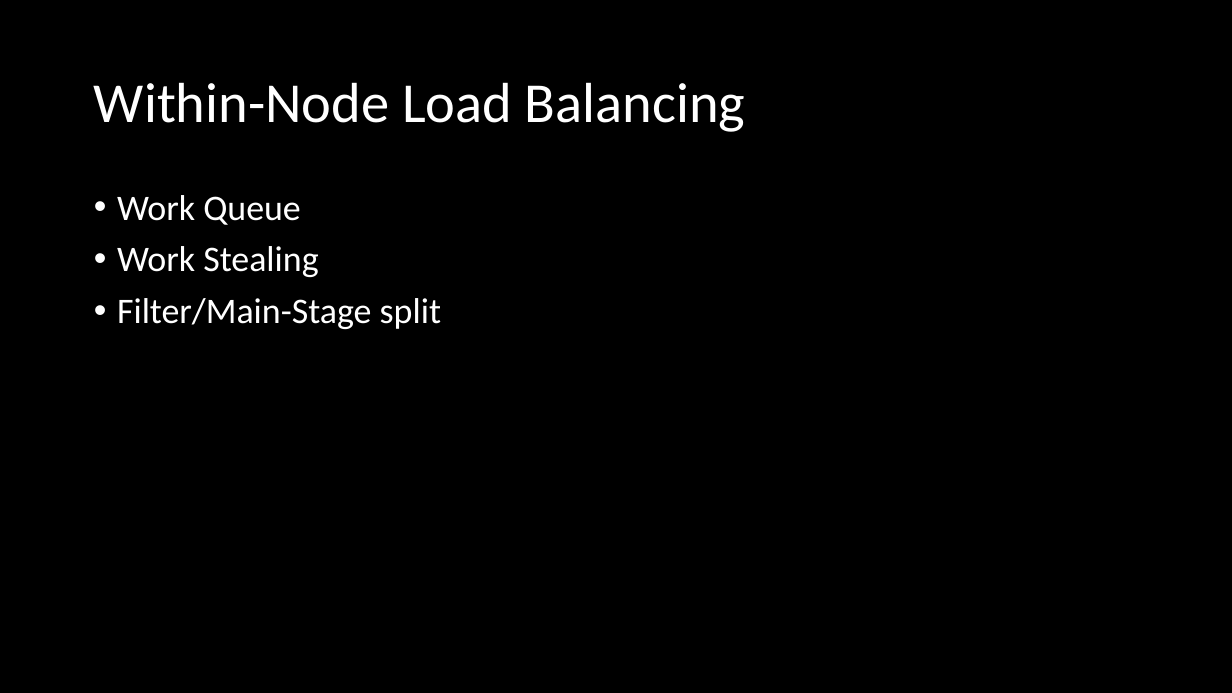
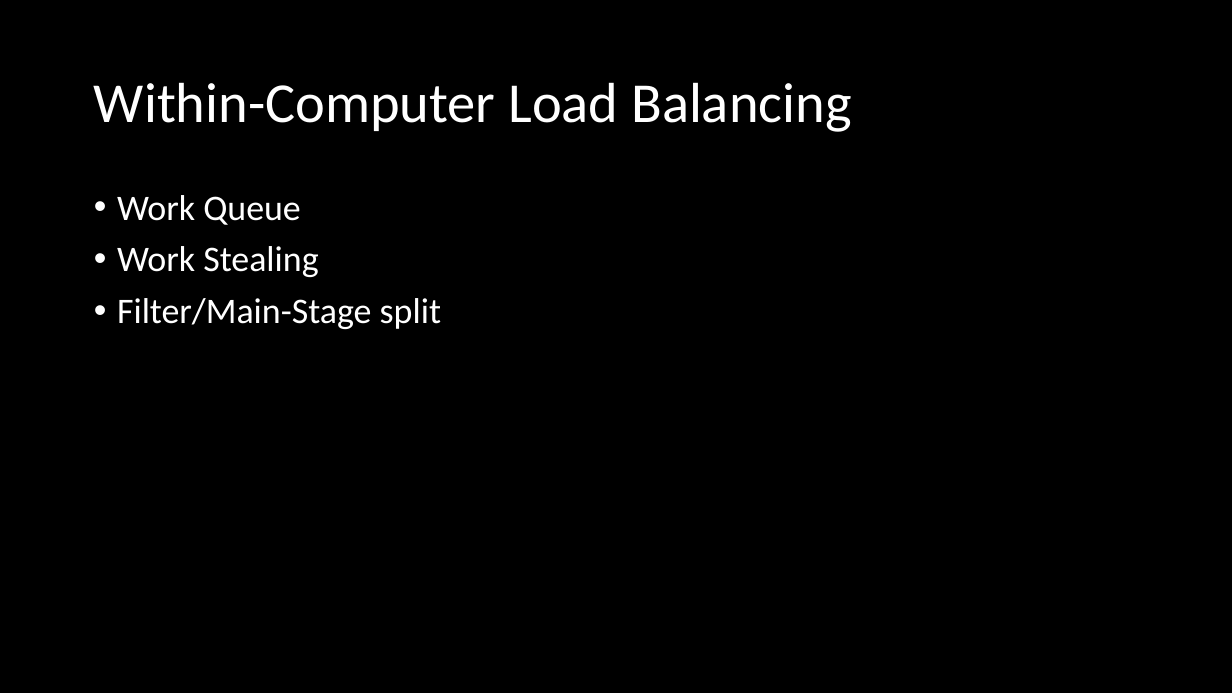
Before and after one commit to npcarter/data, a slide deck: slide 8 of Lab Meeting 5_25_17.pptx. Drawn at 1232x693 pixels with LibreOffice and Linux fonts; fonts in the diff are those of the drawing. Boxes give left, top, right and bottom in pixels: in the first picture for what was removed or moved away, otherwise in the second. Text is boxed around its words. In the diff, an @@ line names an element or a change of style, - is before the commit and + after.

```diff
--- a/Lab Meeting 5_25_17.pptx
+++ b/Lab Meeting 5_25_17.pptx
@@ title at <box>94,82,851,132</box>: text changed @@
-Within-Node Load Balancing
+Within-Computer Load Balancing
```
Also in this commit, not shown: 4 other slides changed, 3 other files.
